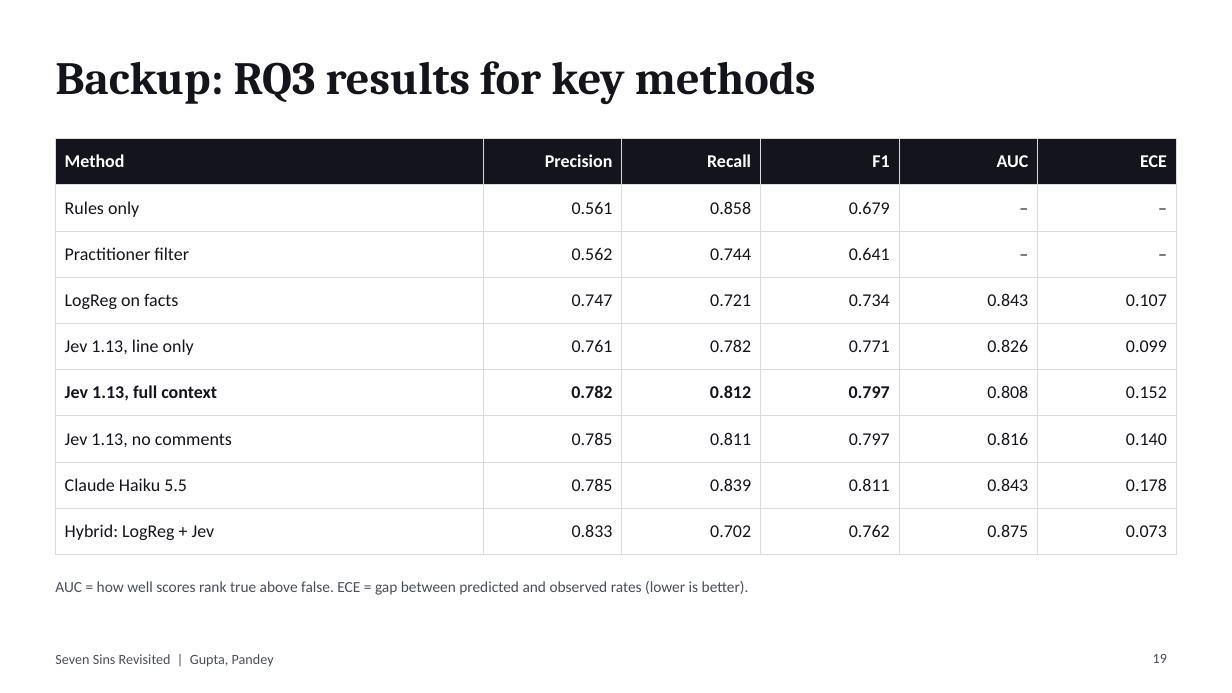
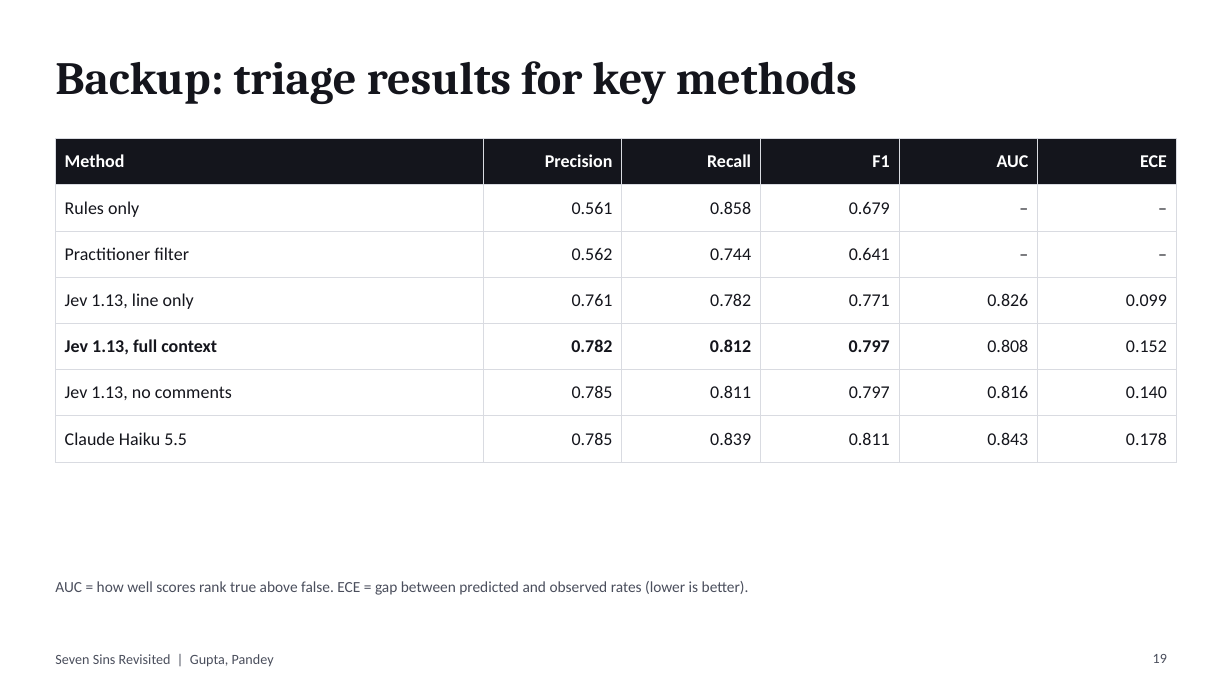
Before and after one commit to iAmAdheil/slicj-seven-sins-revisited, a slide deck: slide 19 of presentation/Seven_Sins_Revisited_Presentation.pptx. Drawn at 1232x693 pixels with LibreOffice and Linux fonts; fonts in the diff are those of the drawing. Boxes give left, top, right and bottom in pixels: in the first picture for what was removed or moved away, otherwise in the second. Text is boxed around its words. In the diff, an @@ line names an element or a change of style, - is before the commit and + after.

```diff
--- a/presentation/Seven_Sins_Revisited_Presentation.pptx
+++ b/presentation/Seven_Sins_Revisited_Presentation.pptx
@@ title at [55, 61, 857, 104]: text changed @@
-Backup: RQ3 results for key methods
+Backup: triage results for key methods
@@ table at [55, 139, 1177, 449] @@
-row 4: LogReg on facts | 0.747 | 0.721 | 0.734 | 0.843 | 0.107
-row 9: Hybrid: LogReg + Jev | 0.833 | 0.702 | 0.762 | 0.875 | 0.073
```
Also in this commit, not shown: 9 other slides changed, 22 other files.
